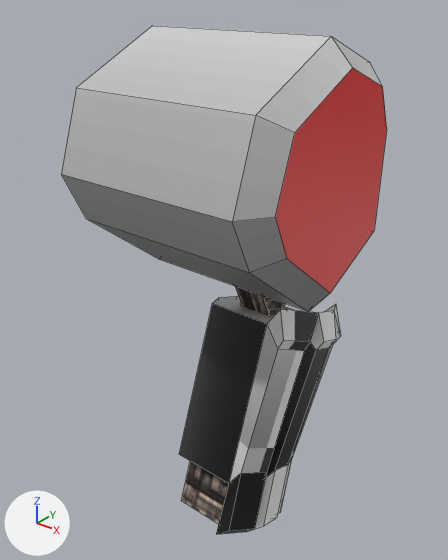
Renders of the Blender file resources/mech_arm_l.blend from each side of a commit.
Before and after are seen from a 50 mm camera at (0.85, -0.848, 0.316) aimed at (0.158, 0.018, -0.221). The axes (+X, +Y, +Z) are drawn at lower left. The lights are the same throughout. Mesh edges are drawn as thin lines.

In view in the first picture: 'arm'.
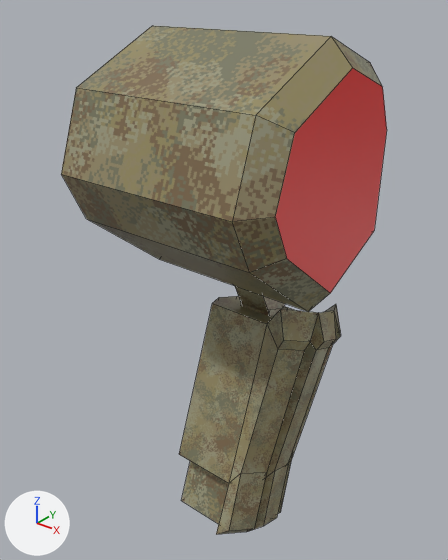
Changed parts and their boxes [x1, y1, x2, y2] in the pictures (448 x 560 px):
part 1 of me_arm0, recoloured (grey to yellow): [179, 296, 341, 534] in both
part 2 of me_arm0, recoloured (grey to yellow): [181, 286, 288, 524] in both
part 3 of me_arm0, recoloured (grey to yellow): [61, 26, 383, 312] in both

Edits to the bpy script that builds the scene:
```text
Add img_camo0_png:
    img_camo0_png = load_image('camo0.png', 'camo0.png', 1024, 1024, 'sRGB')
Add mat_mat_arml:
    mat_mat_arml = principled_material('mat_arml')
    mat_mat_arml.texture = img_camo0_png
    mat_mat_arml.roughness = 0.4
Change me_arm0:
    where me_arm0.from_pydata(...)  # 108 vertices, 95 faces; spans x 0.011..0.411, y -0.231..0.272, z -0.816..0.242
    used by ob_arm; location = (0.0, 0.0, 0.0)
    me_arm0 part 1: all 46 faces that had it switch from mat_mat_armlow (picture img_palette4_gradient_png) to mat_mat_arml (picture img_camo0_png)
    me_arm0 part 2: all 31 faces that had it switch from mat_mech_frame (picture img_robotic_jpg) to mat_mat_arml (picture img_camo0_png)
    me_arm0 part 3: all 17 faces that had it switch from mat_mat_armup (picture img_palette4_gradient_png) to mat_mat_arml (picture img_camo0_png)
```
